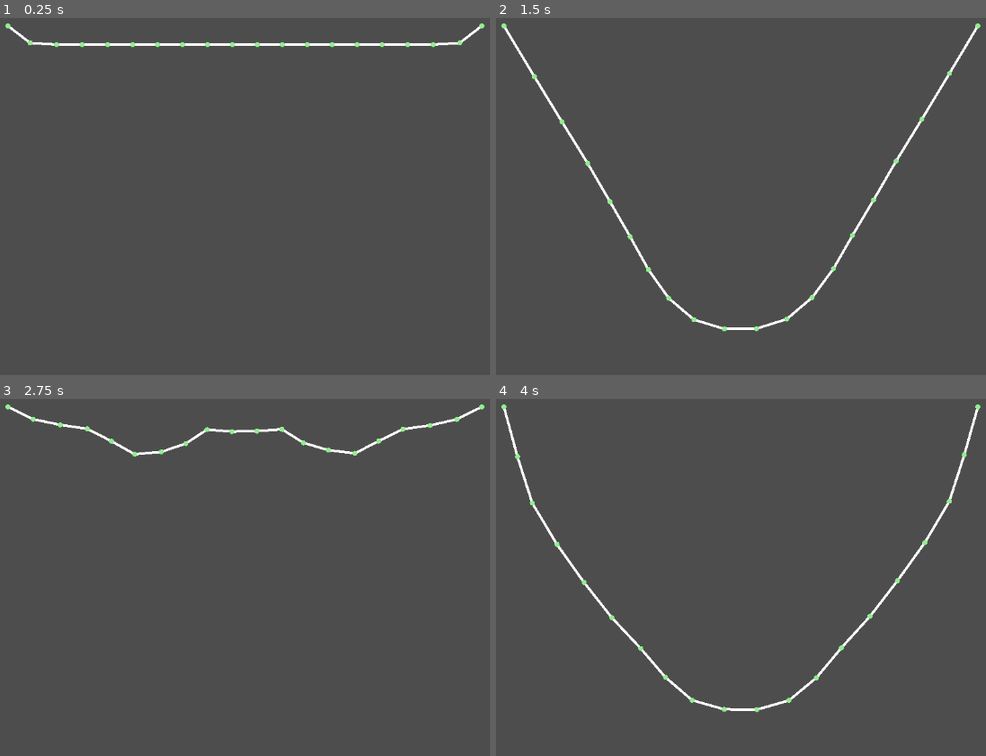
Above: before the commit, frames 1-4 (two rows, left to right).
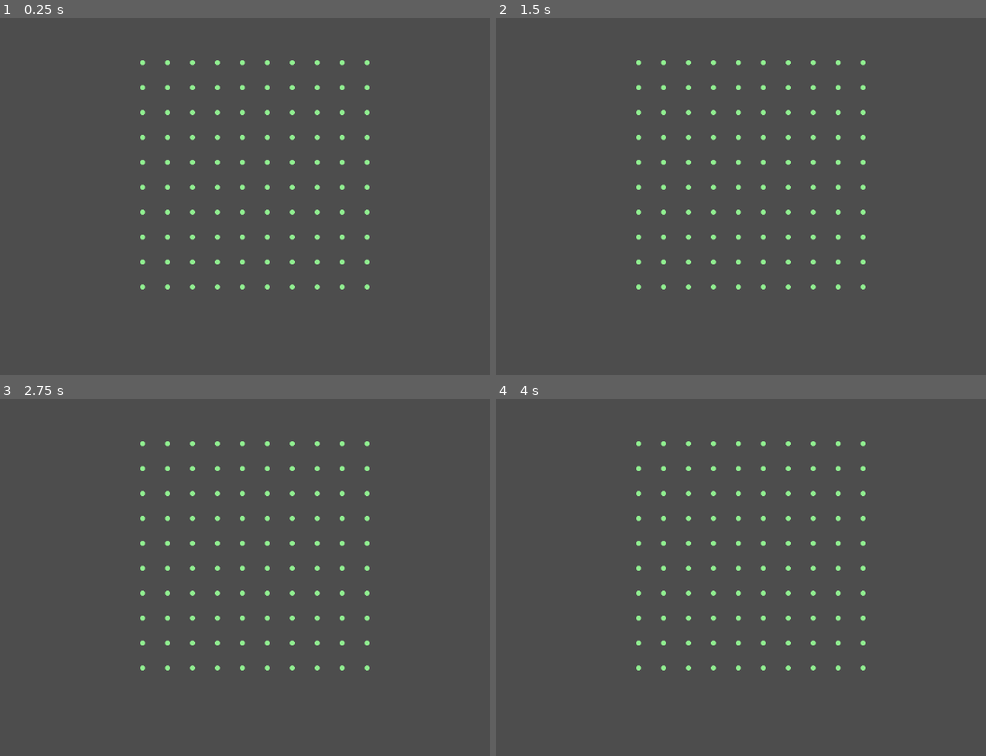
Above: after the commit, the same moments.

Repository: kennethbchen/Medical-Malpicross-Game
Game: Godot game, scene res://scenes/game.tscn
Two runs of this game, one before a commit and one after it. Both use one fixed random seed, a clock stepped at 60 frames per second and the inputs below.
Inputs:
- Up to frame 1 (0.25 s): no input
- Up to frame 2 (1.5 s): no input
- Up to frame 3 (2.75 s): no input
- Up to frame 4 (4 s): no input

The runs differ from the first frame. In frame 1, 2.3% of the frame differs, in the area x 1-99%, y 1-77%; in frame 2, 2.8%; in frame 3, 2.3%; in frame 4, 2.8%, in the area x 1-99%, y 1-88%.

Commit message:
Started implementing generating point grids

Diff:
--- a/scenes/game.tscn
+++ b/scenes/game.tscn
@@ -1,6 +1,9 @@
 [gd_scene load_steps=2 format=3 uid="uid://hwsx8i5h37ma"]
 
-[ext_resource type="Script" uid="uid://cn331p8wooovl" path="res://scripts/game.gd" id="1_uwrxv"]
+[ext_resource type="Script" uid="uid://cn331p8wooovl" path="res://scripts/point_grid.gd" id="1_uwrxv"]
 
 [node name="Game" type="Node2D"]
+
+[node name="Node2D" type="Node2D" parent="."]
+position = Vector2(246, 89)
 script = ExtResource("1_uwrxv")
--- a/scripts/game.gd
+++ b/scripts/point_grid.gd
@@ -3,9 +3,15 @@
 var points: Array[PointMassSim.PointMass]
 var constraints: Array[PointMassSim.SpringConstraint]
 
-var gravity: Vector2 = Vector2(0,900)
+# (column, row) -> Point Mass
+var point_map: Dictionary[Vector2, PointMassSim.PointMass]
+
+var gravity: Vector2 = Vector2(0,0)
 
 func _ready() -> void:
+
+	generate_point_grid(10, 10, 40)
+	"""
 	var point_count: int = 20
 	var length: float = 40
 
@@ -19,7 +25,32 @@
 
 	for i in range(len(points) - 1):
 		constraints.append(PointMassSim.SpringConstraint.new(points[i], points[i + 1], length, 500))
+	"""
 
+func generate_point_grid(columns: int, rows: int, point_distance: float):
+
+	# Create points
+	var pos = Vector2.ZERO
+	for row in range(rows):
+		for col in range(columns):
+			points.append(PointMassSim.PointMass.new(pos))
+
+			pos.x += point_distance
+			print(pos)
+
+		pos.y += point_distance
+		pos.x = 0
+
+	# Create constraints
+
+
+func _get_neighbor_coords(column: int, row: int):
+	return [
+		Vector2(column + 1, row),
+		Vector2(column - 1, row),
+		Vector2(column, row + 1),
+		Vector2(column, row - 1),
+	]
 func _physics_process(delta: float) -> void:
 
 	_simulate(delta)
Renamed: scripts/game.gd.uid -> scripts/point_grid.gd.uid
